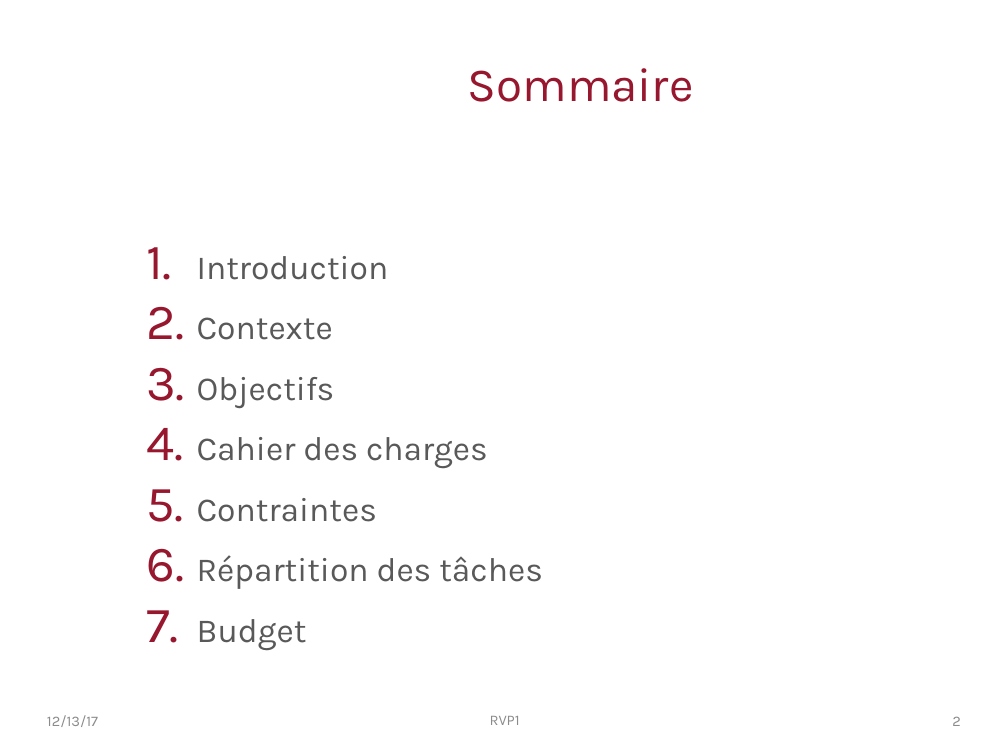
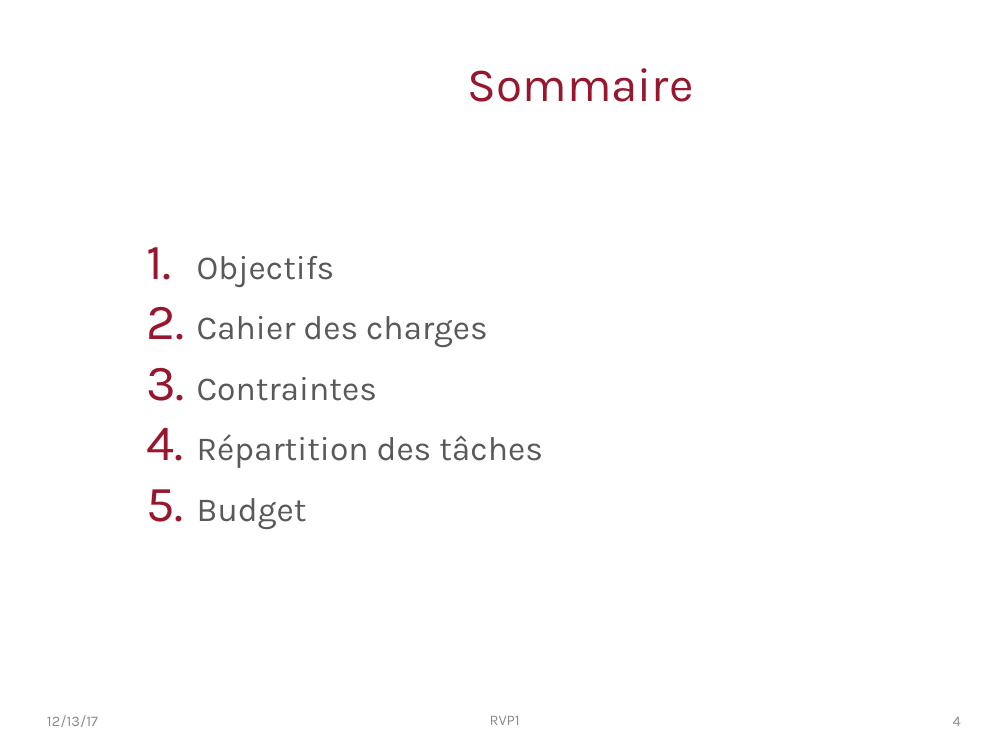
Before and after one commit to PingouinsECL/documents, a slide deck: slide 4 of RVP1.pptx (slide 2 before the commit). Drawn at 1008x756 pixels with LibreOffice and Linux fonts; fonts in the diff are those of the drawing; background and template pictures are left out. Boxes give left, top, right and bottom in pixels: in the first picture for what was removed or moved away, otherwise in the second. Text is boxed around its words. In the diff, an @@ line names an element or a change of style, - is before the commit and + after.

```diff
--- a/RVP1.pptx
+++ b/RVP1.pptx
@@ text at (x1=197, y1=256, x2=389, y2=340): paragraphs removed @@
-    1. Introduction
-    2. Contexte
@@ page number at (x1=953, y1=717, x2=961, y2=726): text changed @@
-2
+4
```
Also in this commit, not shown: 4 other slides changed, 4 slides added.
